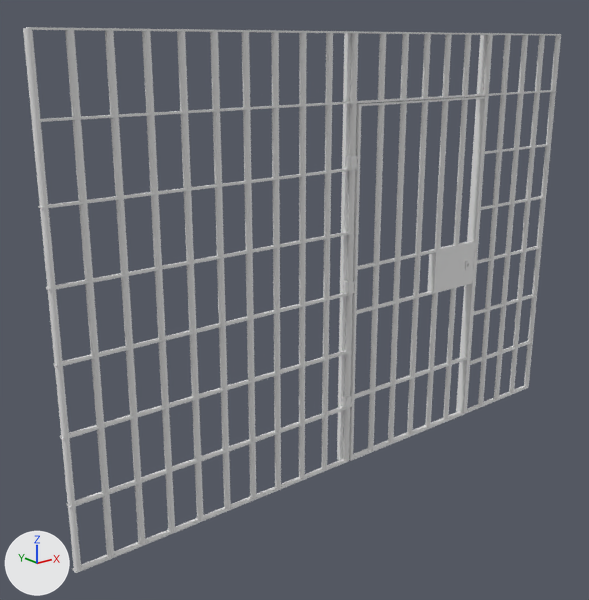
The FBX model Outlast Lost Footage/Assets/Resources/Models&Textures/Environment/Prison/Prisoner_Room_Gate.fbx, before and after one commit.
Before and after are seen from a 50 mm camera at (-8.66, -9.3, 6.83) aimed at (-0.85, 0.46, 2.93). Arrows for +X, +Y and +Z are at lower left; the lights stay in place.

In view in the first picture: 'Door', 'Door_Support1', 'Door_Support2', 'Gate_Frame', 'Horizontal_Blocks', 'Vertical_Blocks'.
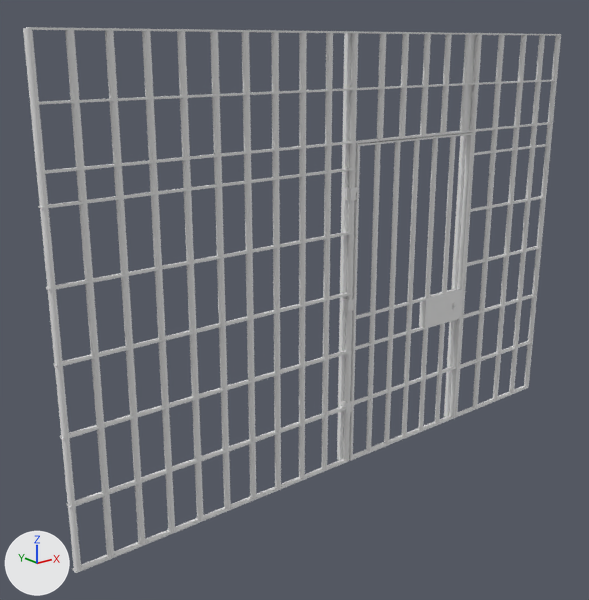
Pixel boxes (x1, y1, x2, y2) of what changed, in the pictures (589 x 600 px; the box of a moved part takes in the faces that stretch with it):
'Door', reshaped, moved, rescaled (10% narrower, 10% shorter)
    before: (349, 96, 487, 461)
    after: (349, 132, 473, 461)
'Horizontal_Blocks', reshaped
    before: (38, 90, 556, 508)
    after: (36, 80, 557, 508)
'Door_Support2', moved
    before: (456, 35, 487, 412)
    after: (444, 35, 476, 417)
part 1 of me_cylinder_002, moved or reshaped
    before: (478, 35, 511, 406)
    after: (472, 35, 505, 408)
part 2 of me_cylinder_002, moved or reshaped
    before: (466, 35, 493, 408)
    after: (455, 35, 482, 416)
part 3 of me_cylinder_002, deleted
    before: (466, 35, 493, 412)
part 4 of me_cylinder_002, moved or reshaped
    before: (378, 34, 528, 399)
    after: (377, 34, 527, 400)
part 5 of me_cube_011, moved or reshaped
    before: (349, 96, 487, 461)
    after: (349, 132, 473, 461)
part 6 of me_cube_011, moved or reshaped
    before: (358, 241, 475, 270)
    after: (356, 289, 461, 319)
part 7 of me_cube_011, moved or reshaped
    before: (357, 283, 472, 314)
    after: (355, 318, 459, 350)
part 8 of me_cube_011, moved or reshaped
    before: (368, 105, 385, 450)
    after: (366, 144, 381, 451)
part 9 of me_cube_011, moved or reshaped
    before: (388, 103, 407, 442)
    after: (384, 142, 401, 444)
part 10 of me_cube_011, moved or reshaped
    before: (407, 102, 428, 434)
    after: (402, 140, 420, 437)
part 11 of me_cube_011, moved or reshaped
    before: (425, 101, 448, 427)
    after: (418, 138, 438, 430)
part 12 of me_cube_011, moved or reshaped
    before: (443, 100, 468, 420)
    after: (435, 136, 456, 423)
part 13 of me_cube_011, moved or reshaped
    before: (355, 357, 467, 399)
    after: (354, 366, 456, 405)
part 14 of me_cube_011, moved or reshaped
    before: (427, 241, 475, 293)
    after: (419, 289, 461, 328)
part 15 of me_cube_003, added
    after: (36, 80, 557, 105)
part 16 of me_cube_003, moved or reshaped
    before: (469, 196, 546, 365)
    after: (458, 196, 546, 369)
part 17 of me_cube_003, moved or reshaped
    before: (38, 90, 556, 122)
    after: (43, 122, 553, 174)
part 18 of me_cube_003, moved or reshaped
    before: (483, 144, 551, 154)
    after: (472, 144, 551, 156)

Diff of the bpy script that builds the scene:
```diff
--- a/Outlast Lost Footage/Assets/Resources/Models&Textures/Environment/Prison/Prisoner_Room_Gate.fbx.py
+++ b/Outlast Lost Footage/Assets/Resources/Models&Textures/Environment/Prison/Prisoner_Room_Gate.fbx.py
@@ me_cube_011 @@
 me_cube_011.from_pydata(...)  # 1030 vertices, 822 faces; spans x -0.01..3.01, y -0.04..0.15, z -3.2..2.78
+# me_cube_011 part 5: the loose piece of 32 vertices spanning x 0.01..3.01, y -0.01..0.11, z -3.2..2.78 is moved by (-0.03, -0.06, 3.19)
+# me_cube_011 part 6: the loose piece of 8 vertices spanning x 0.05..2.97, y 0.0..0.1, z 0.19..0.22 is moved by (-0.03, -0.06, 2.64)
+# me_cube_011 part 7: the loose piece of 8 vertices spanning x 0.05..2.97, y 0.0..0.1, z -0.56..-0.53 is moved by (-0.03, -0.06, 2.79)
+# me_cube_011 part 8: the loose piece of 36 vertices spanning x 0.49..0.58, y 0.0..0.1, z -3.18..2.77 is moved by (-0.03, -0.06, 3.19)
+# me_cube_011 part 9: the loose piece of 36 vertices spanning x 0.98..1.08, y 0.0..0.1, z -3.18..2.77 is moved by (-0.03, -0.06, 3.19)
+# me_cube_011 part 10: the loose piece of 36 vertices spanning x 1.47..1.57, y 0.0..0.1, z -3.18..2.77 is moved by (-0.03, -0.06, 3.19)
+# me_cube_011 part 11: the loose piece of 36 vertices spanning x 1.96..2.06, y 0.0..0.1, z -3.18..2.77 is moved by (-0.03, -0.06, 3.19)
+# me_cube_011 part 12: the loose piece of 36 vertices spanning x 2.45..2.55, y 0.0..0.1, z -3.18..2.77 is moved by (-0.03, -0.06, 3.19)
+# me_cube_011 part 13: the loose piece of 8 vertices spanning x 0.05..2.97, y 0.0..0.1, z -2.06..-2.03 is moved by (-0.03, -0.06, 3.19)
+# me_cube_011 part 14: the loose piece of 98 vertices spanning x 1.92..2.96, y -0.04..0.15, z -0.54..0.21 is scaled about its middle by (1, 1, 0.8), then moved by (-0.03, -0.06, 2.71)
@@ me_cylinder_002 @@
-me_cylinder_002.from_pydata(...)  # 792 vertices, 440 faces; spans x -5.05..5.04, y -0.05..0.05, z 0.0..7.0
+me_cylinder_002.from_pydata(...)  # 756 vertices, 420 faces; spans x -5.05..5.04, y -0.05..0.05, z 0.0..7.0
+# me_cylinder_002 part 1: the loose piece of 36 vertices spanning x 3.47..3.56, y -0.05..0.05, z 0.0..7.0 is moved by (-0.17, 0.0, 0.0)
+# me_cylinder_002 part 2: the loose piece of 36 vertices spanning x 2.97..3.07, y -0.05..0.05, z 0.0..7.0 is moved by (-0.28, 0.0, 0.0)
+# me_cylinder_002 part 3: the loose piece of 36 vertices spanning x 2.97..3.07, y -0.05..0.05, z 0.0..7.0 is deleted
+# me_cylinder_002 part 4: 92 vertices moved within x 0.45..3.99, y -0.05..0.05, z 0.0..7.0; 34 vertices removed from x 3.96..4.06, y -0.05..0.05, z 0.0..7.0; 34 vertices added at x 3.92..4.02, y -0.05..0.05, z 0.0..7.0
@@ me_cube_003 @@
-me_cube_003.from_pydata(...)  # 88 vertices, 66 faces; spans x -5.05..5.0, y -0.05..0.05, z 0.99..6.01
+me_cube_003.from_pydata(...)  # 96 vertices, 72 faces; spans x -5.05..5.0, y -0.05..0.05, z 0.99..6.21
+# me_cube_003 part 15: a new loose piece, a box spanning x -5.0..5.0, y -0.05..0.05, z 6.181..6.206
+# me_cube_003 part 16: 16 vertices moved from x 3.0, y -0.05..0.05, z 0.99..4.01 to x 2.64, y -0.05..0.05, z 0.99..4.01
+# me_cube_003 part 17: 8 vertices moved from x -5.0..5.0, y -0.05..0.05, z 5.99..6.01 to x -5.0..5.0, y -0.05..0.05, z 5.39..5.42
+# me_cube_003 part 18: 4 vertices moved from x 3.0, y -0.05..0.05, z 4.99..5.01 to x 2.64, y -0.05..0.05, z 4.99..5.01
@@ ob_door @@
 ob_door = bpy.data.objects.new('Door', me_cube_011)
-ob_door.location = (-0.03, -0.06, 3.19)
+ob_door.location = (0.0, 0.0, 0.0)
+ob_door.scale = (0.9, 0.9, 0.9)
@@ ob_door_support2 @@
 ob_door_support2 = bpy.data.objects.new('Door_Support2', me_cube_006)
-ob_door_support2.location = (0.0, 0.0, 0.0)
+ob_door_support2.location = (-0.36, 0.0, 0.0)
```
